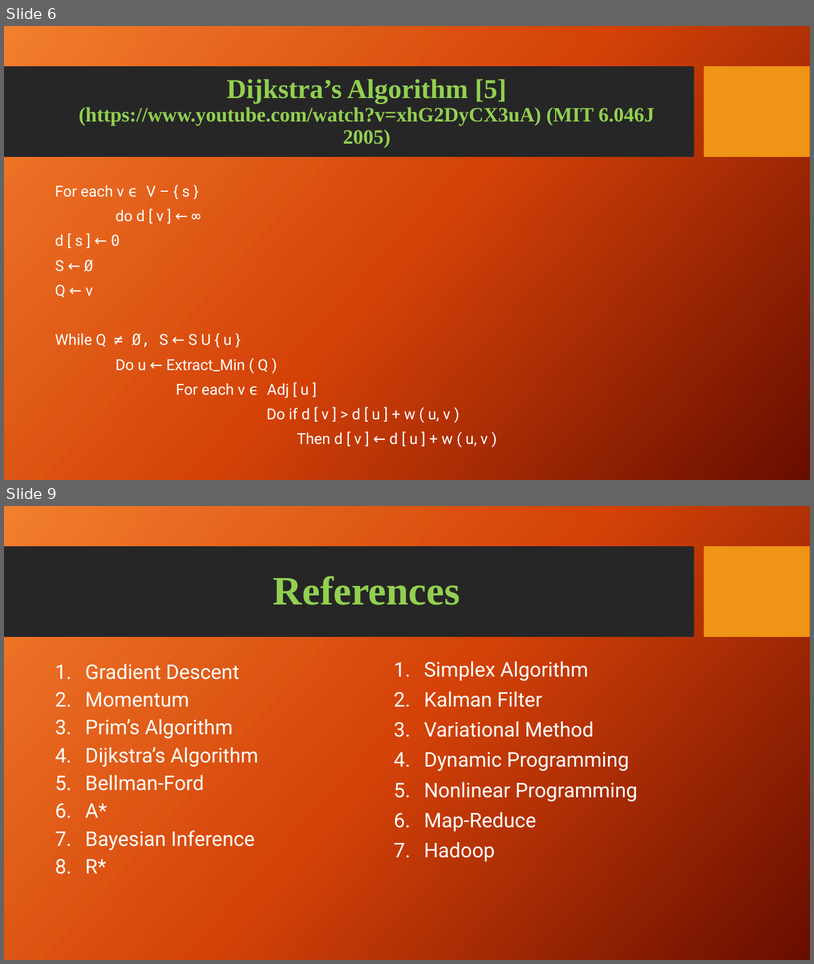
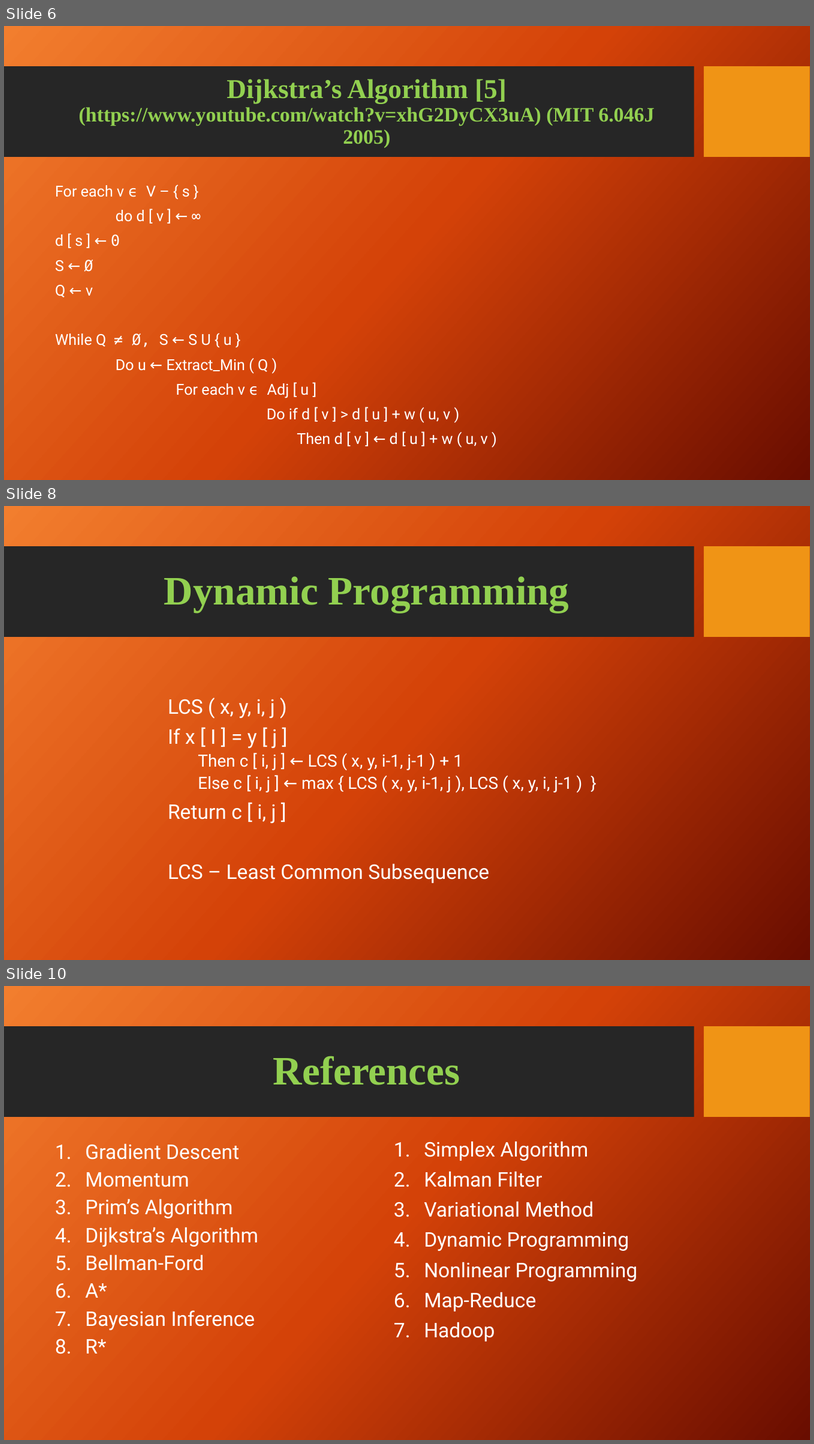
Before and after one commit to jschutkeker/AI_Cheat_Sheet, a slide deck: AI_Cheat_Sheet.pptx. Shown one above the other, each under a label of ours: slides 6 and 9 before the commit, slides 6, 8 and 10 after it; the slides between them are not shown. The pictures are 814x964 and 814x1444 pixels, drawn with LibreOffice and Linux fonts; fonts in the diff are those of the drawing; background and template pictures are left out. Boxes give left, top, right and bottom in pixels: in the first picture for what was removed or moved away, otherwise in the second. Text is boxed around its words. In the diff, an @@ line names an element or a change of style, - is before the commit and + after.

Commit message:
Dynamic Programming

```diff
--- a/AI_Cheat_Sheet.pptx
+++ b/AI_Cheat_Sheet.pptx
@@ slide 8 added at (x1=4, y1=506, x2=810, y2=960), background picture (left out); not listed: 2 template elements that a slide beside it also shows @@
@@ title added at (x1=164, y1=576, x2=570, y2=612), 48 pt, text #92D050, bold @@
+Dynamic Programming
@@ text added at (x1=168, y1=699, x2=572, y2=883), 20 pt, text #FFFFFF @@
+LCS ( x, y, i, j )
+If x [ I ] = y [ j ]
+  Then c [ i, j ] ← LCS ( x, y, i-1, j-1 ) + 1
+  Else c [ i, j ] ← max { LCS ( x, y, i-1, j ), LCS ( x, y, i, j-1 ) }
+Return c [ i, j ]
+LCS – Least Common Subsequence
@@ what was slide 9 is now slide 10 @@
```
Also in this commit, not shown: 4 slides changed.
